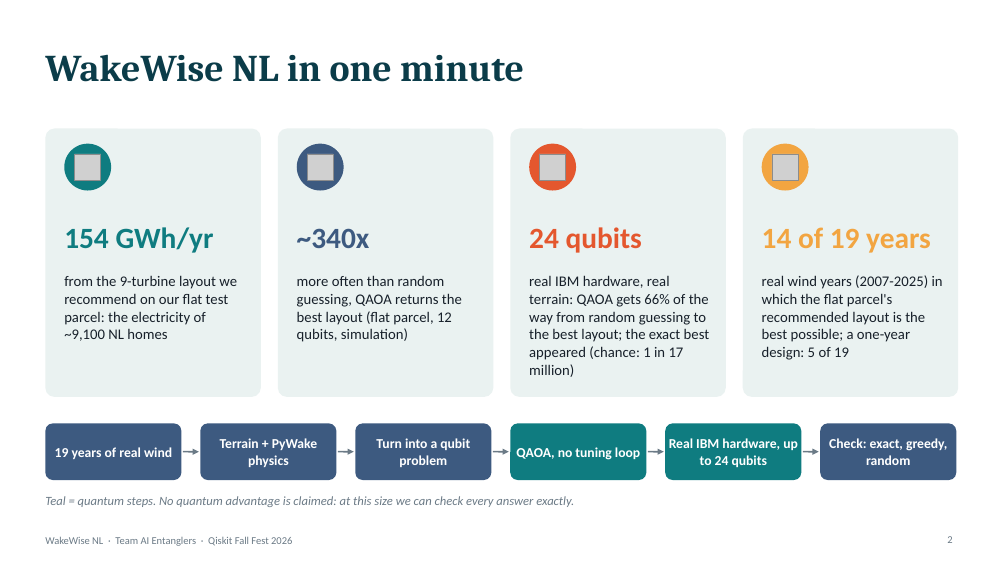
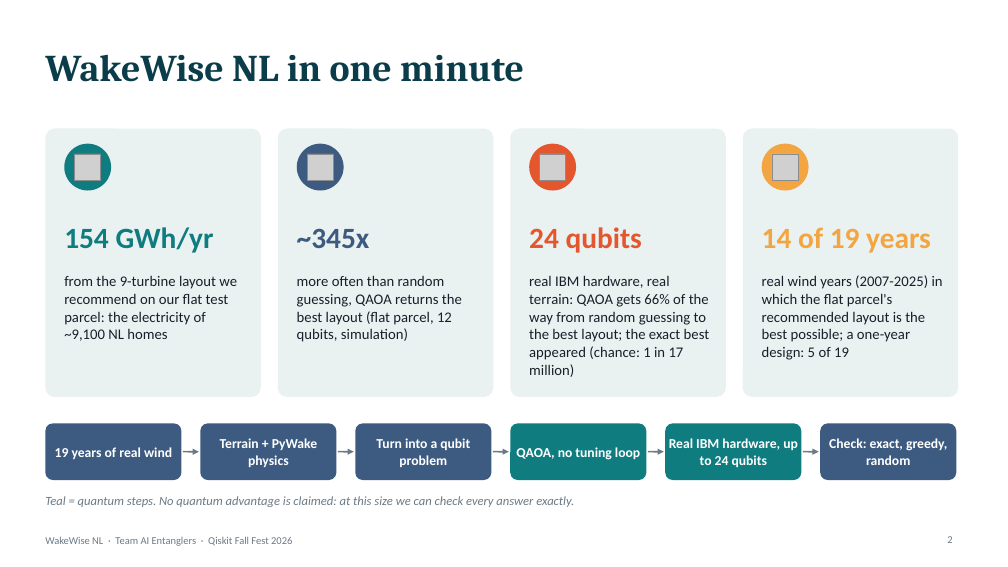
Before and after one commit to mrw-soumik/Qiskit-AI-Entanglers-, a slide deck: slide 2 of slides/WakeWise_NL_AI_Entanglers.pptx. Drawn at 1008x567 pixels with LibreOffice and Linux fonts; fonts in the diff are those of the drawing; grey boxes stand for pictures. Boxes give left, top, right and bottom in pixels: in the first picture for what was removed or moved away, otherwise in the second. Text is boxed around its words. In the diff, an @@ line names an element or a change of style, - is before the commit and + after.

```diff
--- a/slides/WakeWise_NL_AI_Entanglers.pptx
+++ b/slides/WakeWise_NL_AI_Entanglers.pptx
@@ text at bbox=[297, 228, 370, 248]: text changed @@
-~340x
+~345x
```
Also in this commit, not shown: 4 other slides changed, 2 other files.
